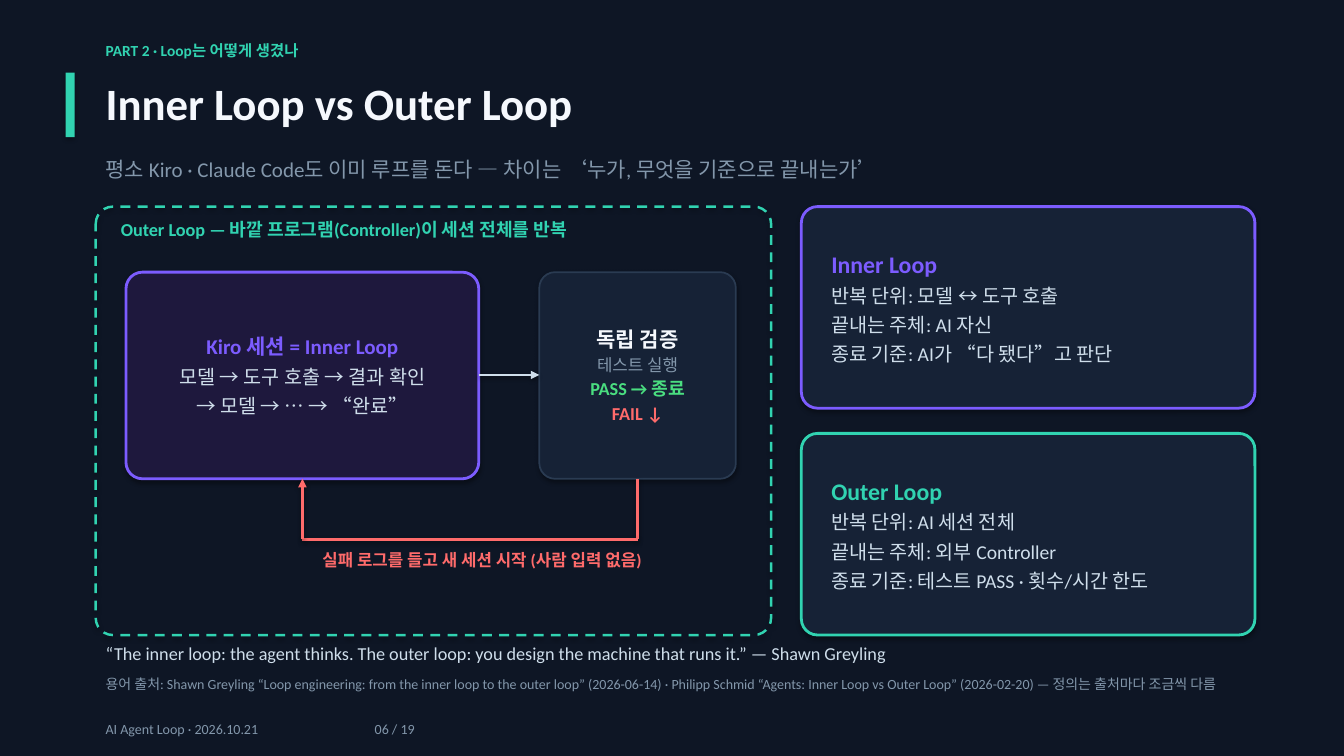
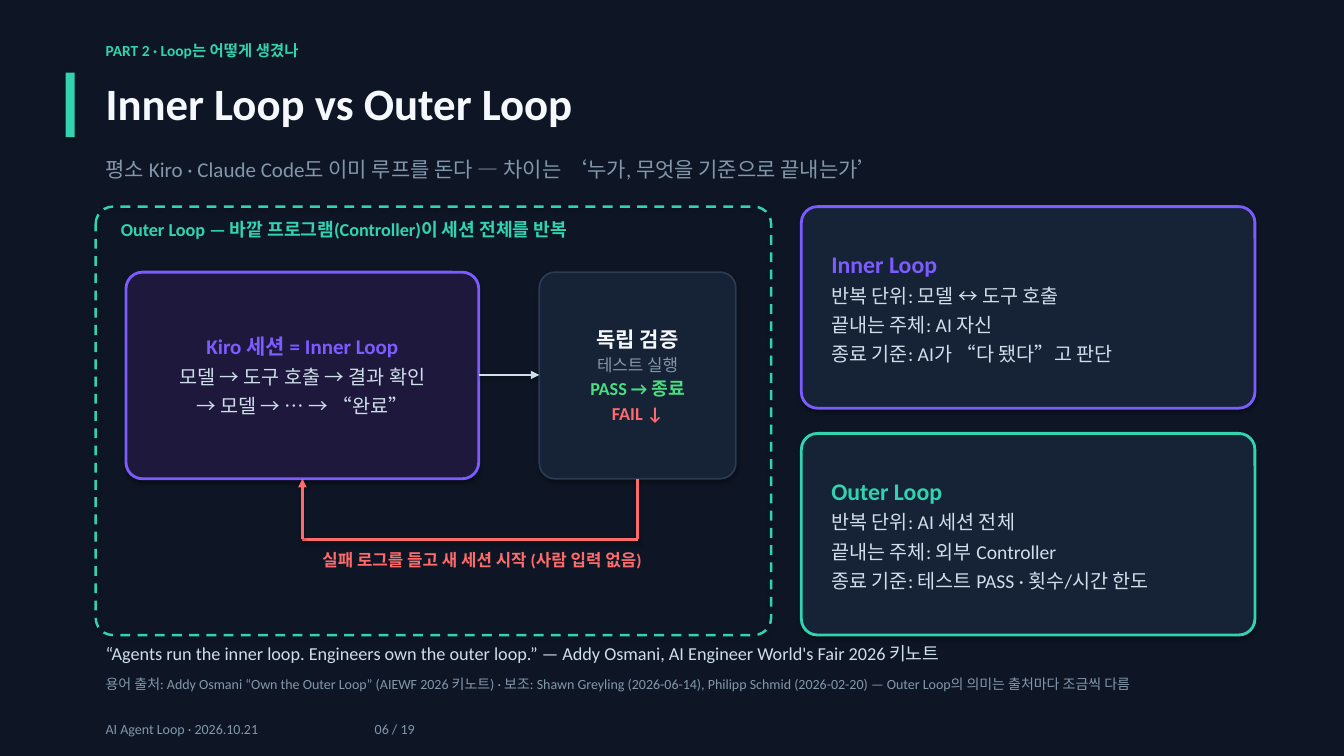
Before and after one commit to jaewon-i/kiro-agent-loop-demo, a slide deck: slide 6 of docs/AI_Agent_Loop.pptx. Drawn at 1344x756 pixels with LibreOffice and Linux fonts; fonts in the diff are those of the drawing. Boxes give left, top, right and bottom in pixels: in the first picture for what was removed or moved away, otherwise in the second. Text is boxed around its words. In the diff, an @@ line names an element or a change of style, - is before the commit and + after.

```diff
--- a/docs/AI_Agent_Loop.pptx
+++ b/docs/AI_Agent_Loop.pptx
@@ text at [106, 645, 939, 663]: text changed @@
-“The inner loop: the agent thinks. The outer loop: you design the machine that runs it.” — Shawn Greyling
+“Agents run the inner loop. Engineers own the outer loop.” — Addy Osmani, AI Engineer World's Fair 2026 키노트
@@ text at [106, 677, 1130, 692]: text changed @@
-용어 출처: Shawn Greyling “Loop engineering: from the inner loop to the outer loop” (2026-06-14) · Philipp Schmid “Agents: Inner Loop vs Outer Loop” (2026-02-20) — 정의는 출처마다 조금씩 다름
+용어 출처: Addy Osmani “Own the Outer Loop” (AIEWF 2026 키노트) · 보조: Shawn Greyling (2026-06-14), Philipp Schmid (2026-02-20) — Outer Loop의 의미는 출처마다 조금씩 다름
```
Also in this commit, not shown: 1 other slide changed.
